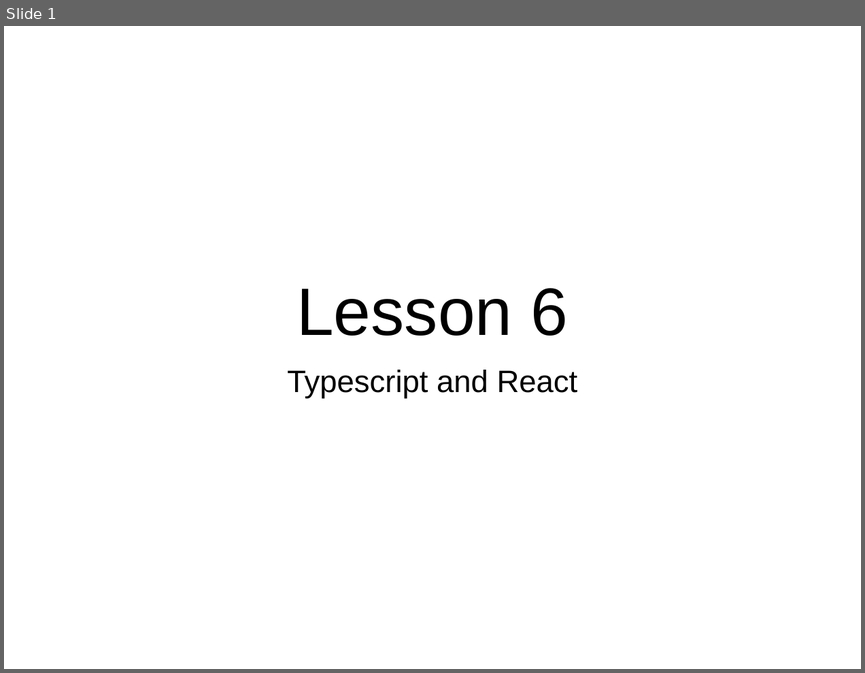
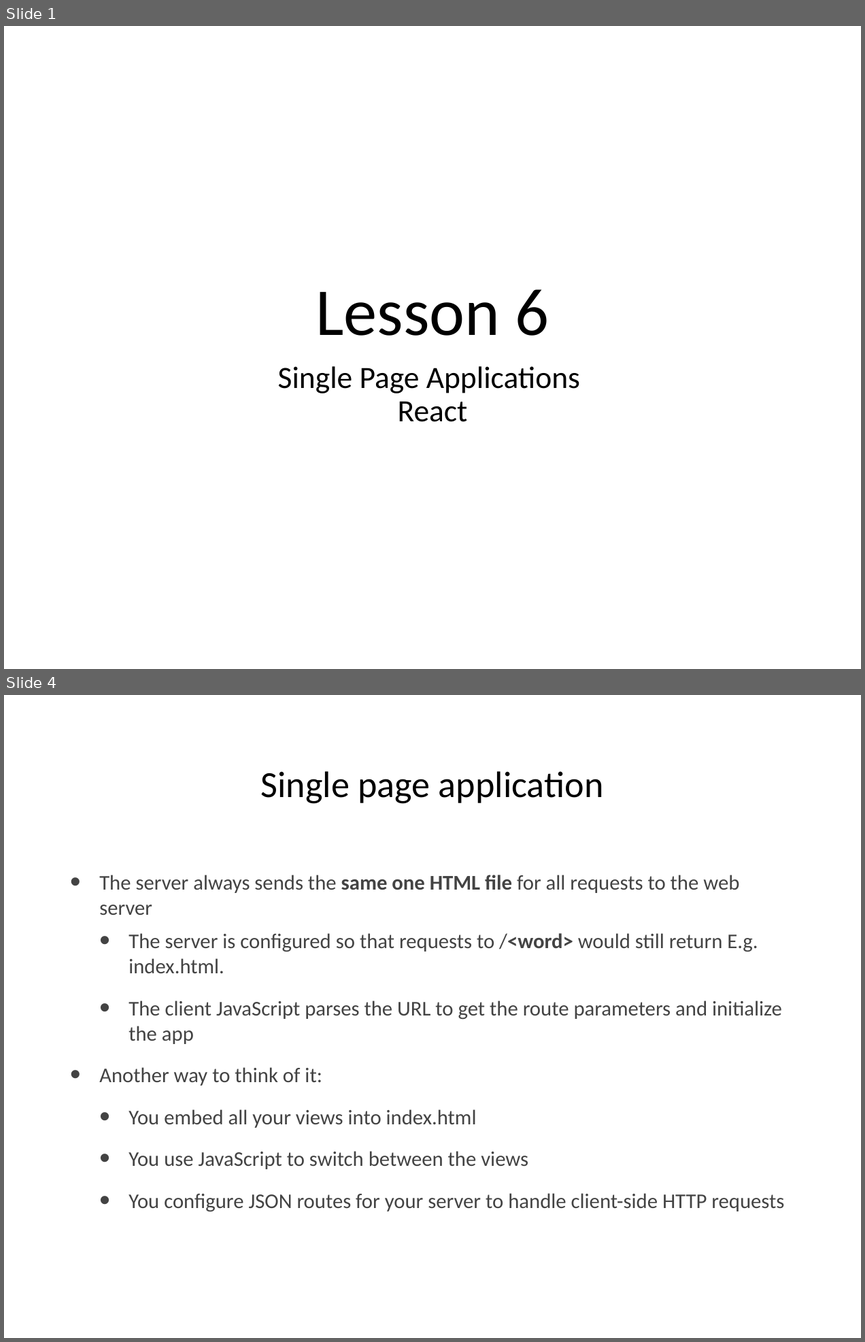
Before and after one commit to hogeschool/Development-5, a slide deck: Lectures/Lecture6/Lesson6.pptx. Shown one above the other, each under a label of ours: slide 1 before the commit, slides 1 and 4 after it; the slides between them are not shown. The pictures are 865x673 and 865x1342 pixels, drawn with LibreOffice and Linux fonts; fonts in the diff are those of the drawing. Boxes give left, top, right and bottom in pixels: in the first picture for what was removed or moved away, otherwise in the second. Text is boxed around its words. In the diff, an @@ line names an element or a change of style, - is before the commit and + after.

Commit message:
changed lesson 6

```diff
--- a/Lectures/Lecture6/Lesson6.pptx
+++ b/Lectures/Lecture6/Lesson6.pptx
@@ slide 4 added at <box>4,695,861,1338</box>, background #FFFFFF @@
@@ title added at <box>261,771,604,804</box>, 44 pt, text #000000 @@
+Single page application
@@ text added at <box>99,875,784,1212</box>, 25 pt, text #434343 @@
+• The server always sends the same one HTML file for all requests to the web server
+  • The server is configured so that requests to /<word> would still return E.g. index.html.
+  • The client JavaScript parses the URL to get the route parameters and initialize the app
+• Another way to think of it:
+  • You embed all your views into index.html
+  • You use JavaScript to switch between the views
+  • You configure JSON routes for your server to handle client-side HTTP requests
@@ slide 1 changed as well @@
@@ title "Lesson 6" at <box>315,289,549,335</box>: font Arial to Calibri @@
@@ subtitle at <box>278,366,580,422</box>: text changed; font Arial to Calibri @@
-Typescript and React
+Single Page Applications
+React
```
Also in this commit, not shown: 8 other slides changed, 13 other slides added, 5 slides removed.
